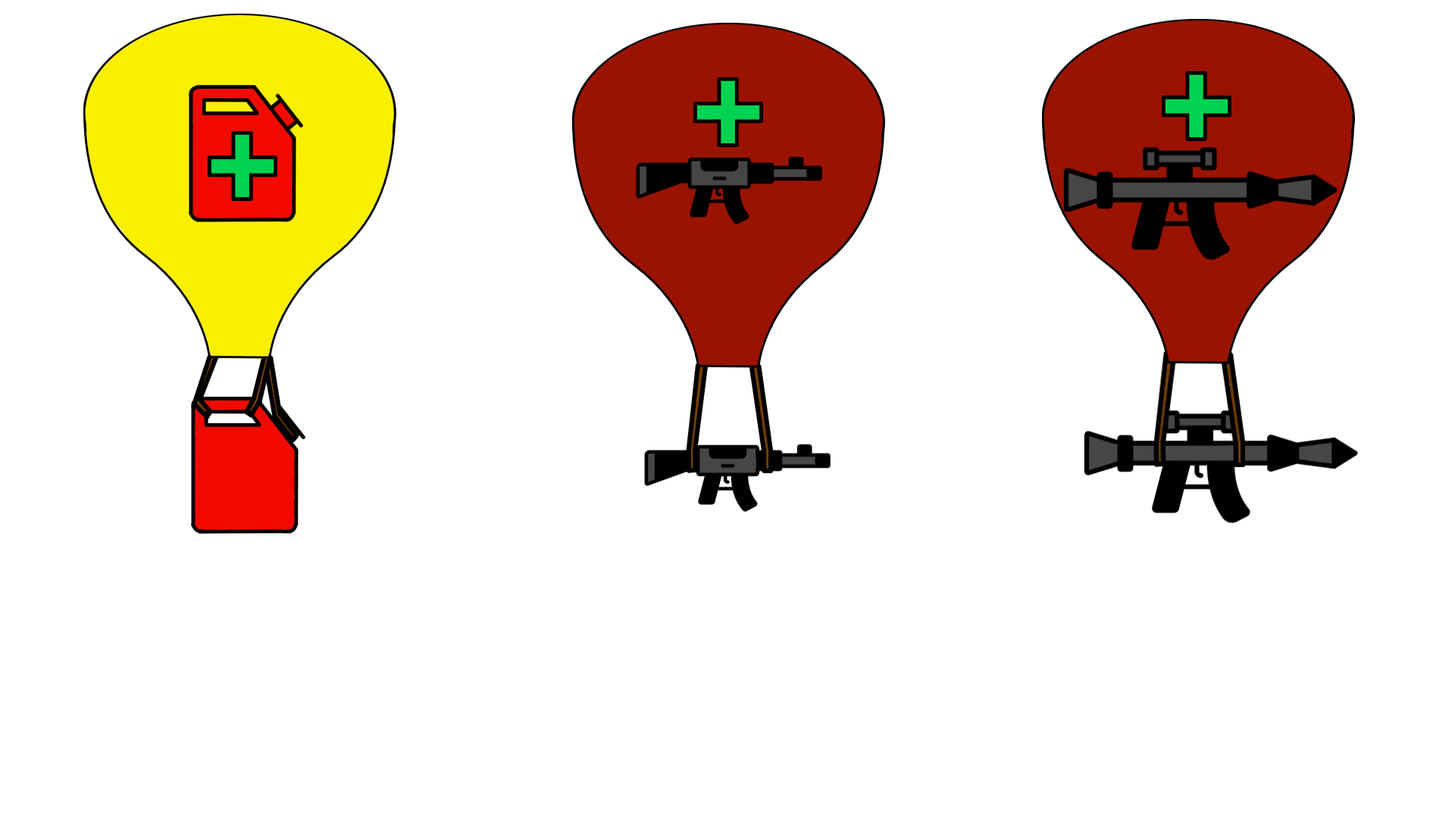
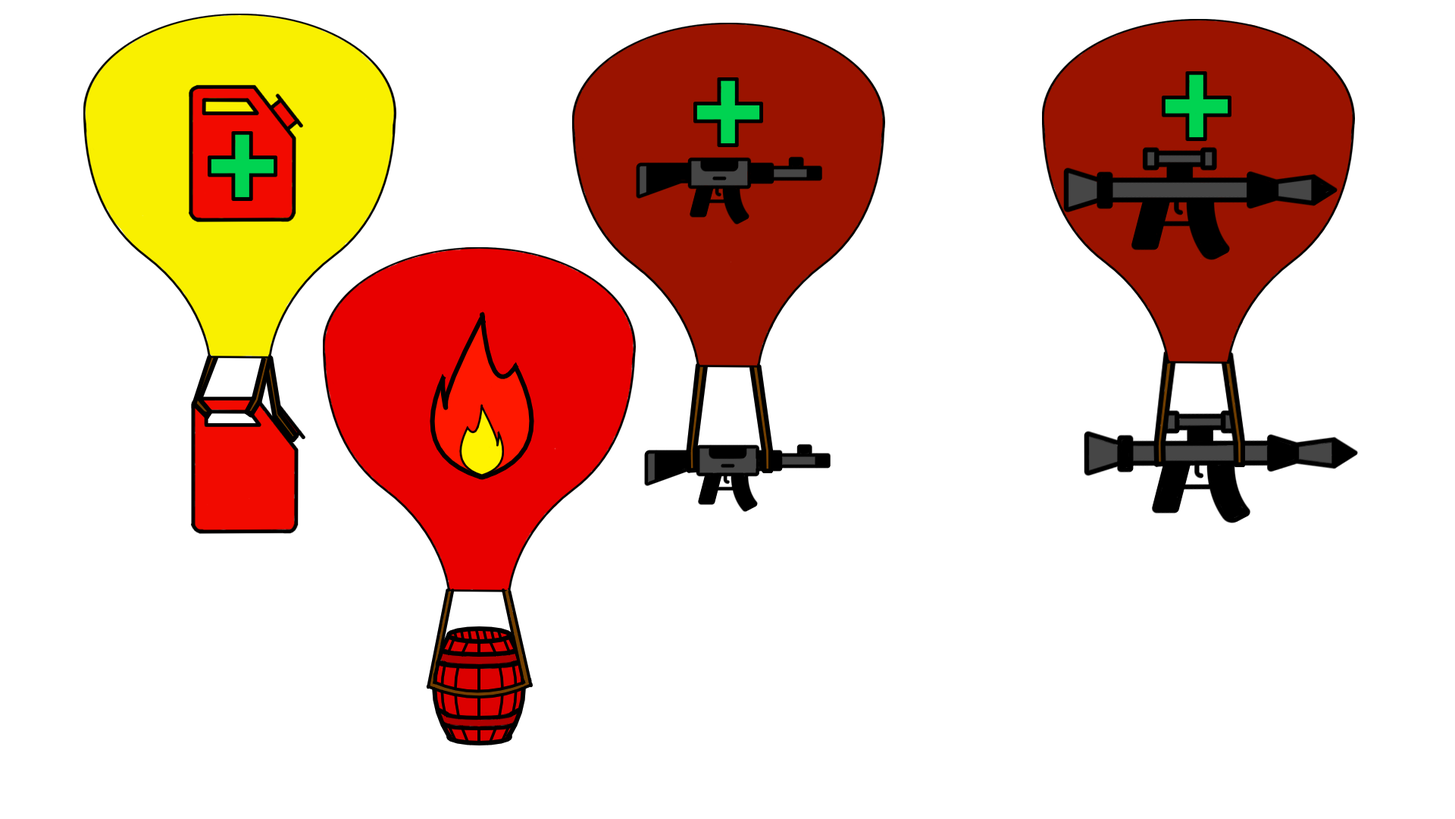
Revision of a layered w=1455, h=819 image; what changed, layer by layer:
painted on "contour" (2nd of 17, in "gas balloon") over [322, 247, 486, 389]
painted on "colour" (3rd of 19, in "gas balloon") over [322, 247, 486, 389]
painted on "contour" (6th of 17, in "machine gun balloon") over [533, 252, 636, 437]
painted on "colour" (8th of 19, in "machine gun balloon") over [533, 252, 636, 389]
painted on "contour" (13th of 17, in "RPG balloon" › "RPG") over [1083, 409, 1359, 524]
painted on "colour" (15th of 19, in "RPG balloon" › "RPG") over [1083, 409, 1359, 524]
added group "boom boom balloon" with 11 layers above "Tło" over [322, 247, 636, 746]
added group "ropes" (3rd of 3, in "boom boom balloon") with 2 layers in group "boom boom balloon" over [425, 582, 533, 728]
added layer "contour" (14th of 17, in "boom boom balloon" › "ropes") in group "ropes" over [425, 582, 533, 728]
added layer "colour" (16th of 19, in "boom boom balloon" › "ropes") in group "ropes" over [425, 582, 533, 728]
added group "barrel" with 2 layers in group "boom boom balloon" over [425, 582, 533, 746]
added layer "contour" (15th of 17, in "boom boom balloon" › "barrel") in group "barrel" over [425, 582, 533, 746]
added layer "colour" (17th of 19, in "boom boom balloon" › "barrel") in group "barrel" over [425, 582, 533, 746]
added group "flame icon" with 2 layers in group "boom boom balloon" over [388, 247, 583, 534]
added layer "contour" (16th of 17, in "boom boom balloon" › "flame icon") in group "flame icon" over [388, 247, 583, 534]
added layer "colour" (18th of 19, in "boom boom balloon" › "flame icon") in group "flame icon" over [388, 291, 583, 534]
added layer "contour" (17th of 17, in "boom boom balloon") in group "boom boom balloon" over [322, 247, 636, 631]
added layer "colour" (19th of 19, in "boom boom balloon") in group "boom boom balloon" over [322, 247, 636, 631]
…and 4 more changes (4 painted)
